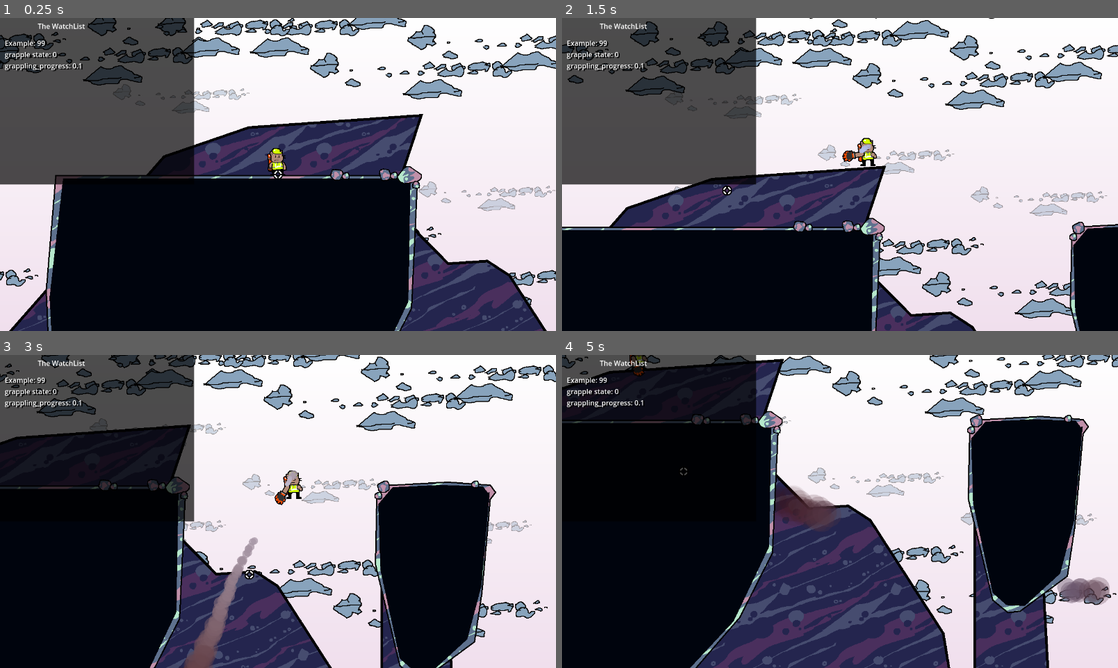
Above: before the commit, frames 1-4 (two rows, left to right).
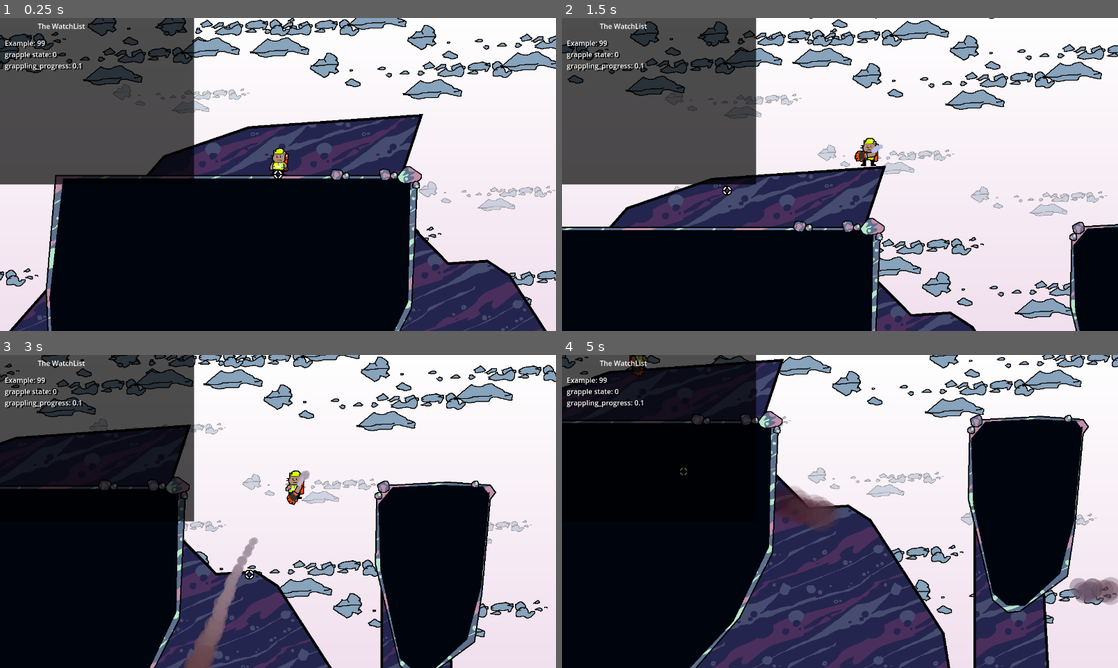
Above: after the commit, the same moments.

Repository: ToxicPoison/rocket-hand-hero
Game: Godot game, scene res://levels/desert/desert.tscn
Same seed, same stepped clock (60 frames per second), same inputs: the game is played once before the commit and once after it.
Inputs (mouse positions are in pixels of both pictures, inside the frame that each line leads up to):
- Up to frame 1 (0.25 s): no input
- Up to frame 2 (1.5 s): move the mouse to (962, 158) at 0.52 s; press the mouse at (962, 158) at 0.53 s; right-click (962, 158) at 0.77 s; move the mouse to (728, 190) at 1.27 s; release the mouse at (728, 190) at 1.28 s; click (728, 190) at 1.35 s
- Up to frame 3 (3 s): right-click (166, 527) at 1.52 s; move the mouse to (333, 442) at 2.02 s; press the mouse at (333, 442) at 2.03 s; move the mouse to (250, 574) at 2.77 s; release the mouse at (250, 574) at 2.78 s; click (250, 574) at 2.85 s
- Up to frame 4 (5 s): right-click (812, 574) at 3.02 s; move the mouse to (1006, 558) at 3.52 s; press the mouse at (1006, 558) at 3.53 s; right-click (1006, 558) at 3.77 s; move the mouse to (673, 464) at 4.27 s; release the mouse at (673, 464) at 4.28 s; click (673, 464) at 4.35 s; right-click (673, 464) at 4.52 s

The runs differ from the first frame. In frame 1, 0.2% of the frame differs, in the area x 48-52%, y 41-50%; in frame 2, 0.3%; in frame 3, 0.4%; in frame 4, 0.5%, in the area x 89-100%, y 70-80%.

Commit message:
Player faces cursor

Diff:
--- a/player/player.gd
+++ b/player/player.gd
@@ -39,6 +39,12 @@
 	mpos = get_viewport().get_mouse_position() + (camera.get_screen_center_position() - position) - get_viewport_rect().size * 0.5
 	mpos *= Vector2.ONE / camera.zoom
 	cursor.position = mpos
+
+	# Face the direction the cursor is in
+	if cursor.global_position.x < global_position.x:
+		$Rotators.scale.x = -1
+	else:
+		$Rotators.scale.x = 1
 
 	# Change sprite if using the rocket
 	if $Rocket/Sprite2D.visible:
